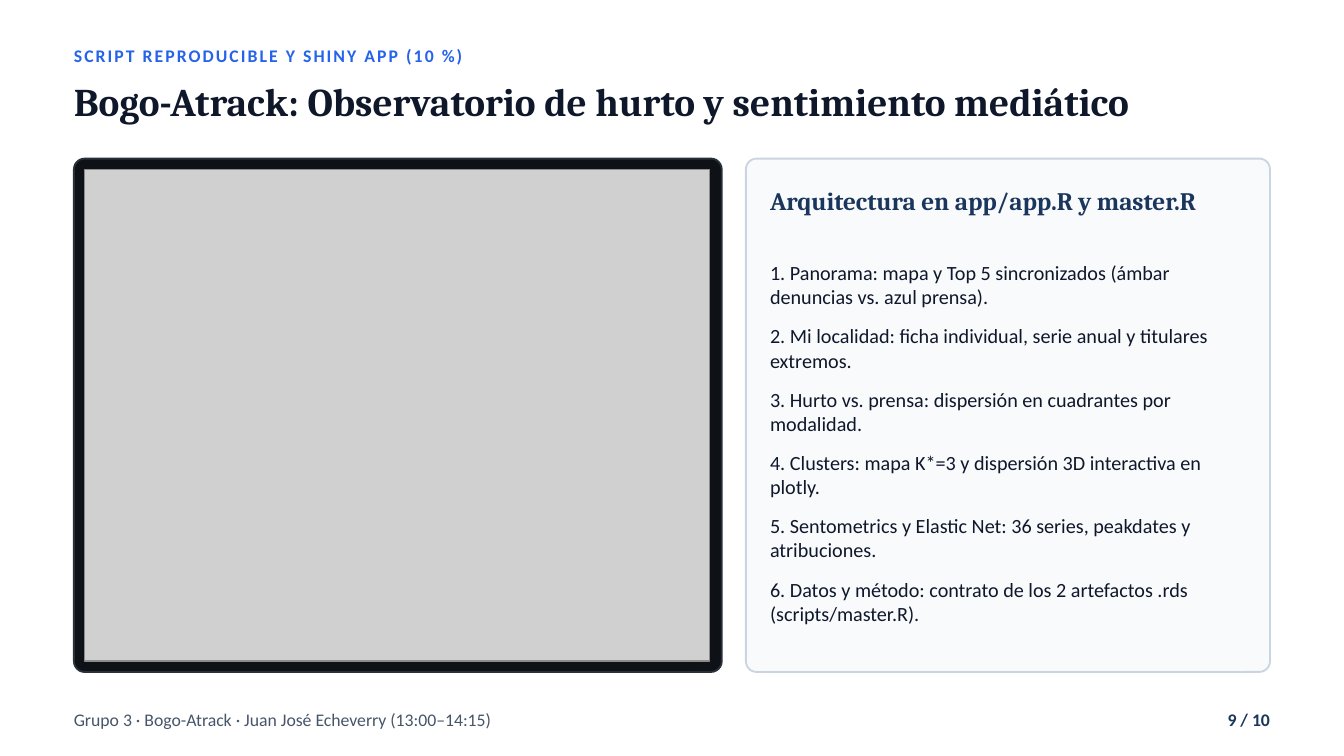
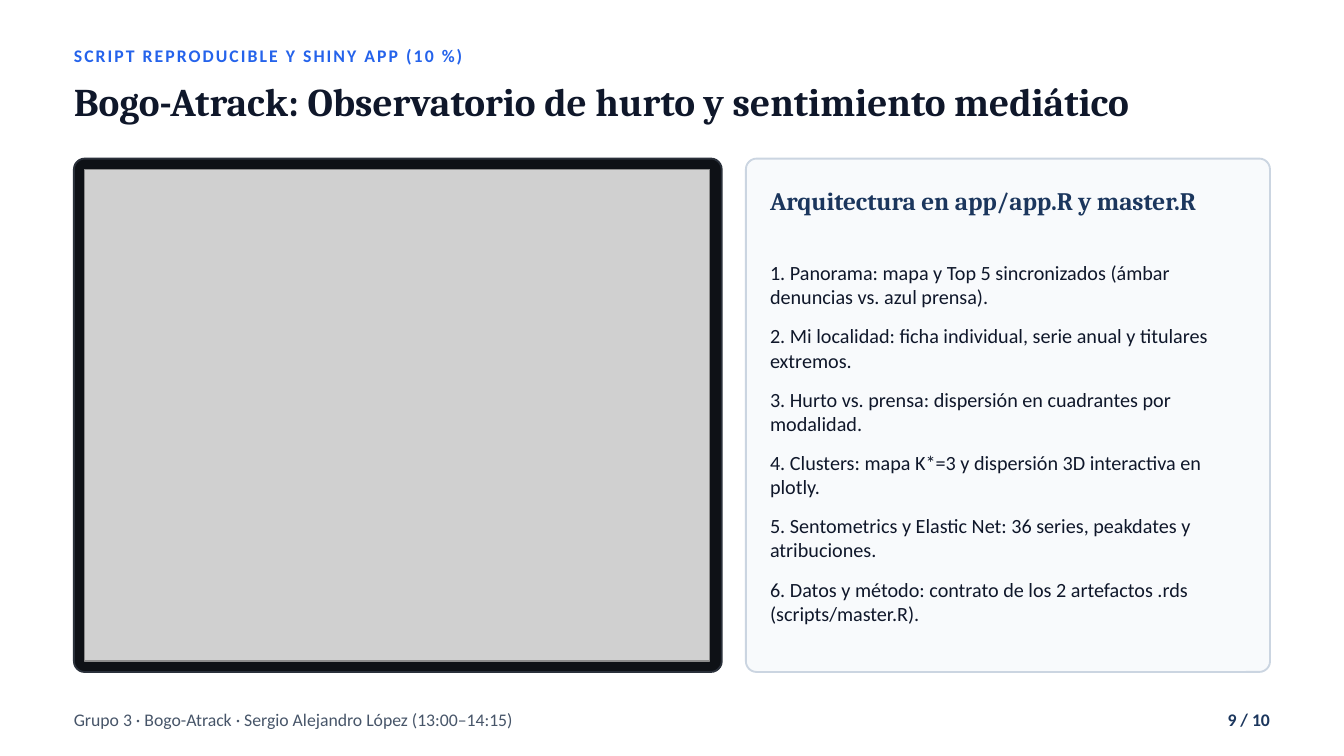
Before and after one commit to juanjo-edm/Repo_Entrega_Final_Taller_R, a slide deck: slide 9 of output/entregas/03_presentacion_plenaria/presentacion_grupo_3.pptx. Drawn at 1344x756 pixels with LibreOffice and Linux fonts; fonts in the diff are those of the drawing; grey boxes stand for pictures. Boxes give left, top, right and bottom in pixels: in the first picture for what was removed or moved away, otherwise in the second. Text is boxed around its words. In the diff, an @@ line names an element or a change of style, - is before the commit and + after.

Commit message:
docs(presentacion,guias): intercambia turnos de Juan Jose (K-Means/sentometrics) y Sergio (Shiny/cierre)

```diff
--- a/output/entregas/03_presentacion_plenaria/presentacion_grupo_3.pptx
+++ b/output/entregas/03_presentacion_plenaria/presentacion_grupo_3.pptx
@@ text at <box>74,713,513,729</box>: text changed @@
-Grupo 3 · Bogo-Atrack · Juan José Echeverry (13:00–14:15)
+Grupo 3 · Bogo-Atrack · Sergio Alejandro López (13:00–14:15)
```
Also in this commit, not shown: 4 other slides changed, 8 other files.
